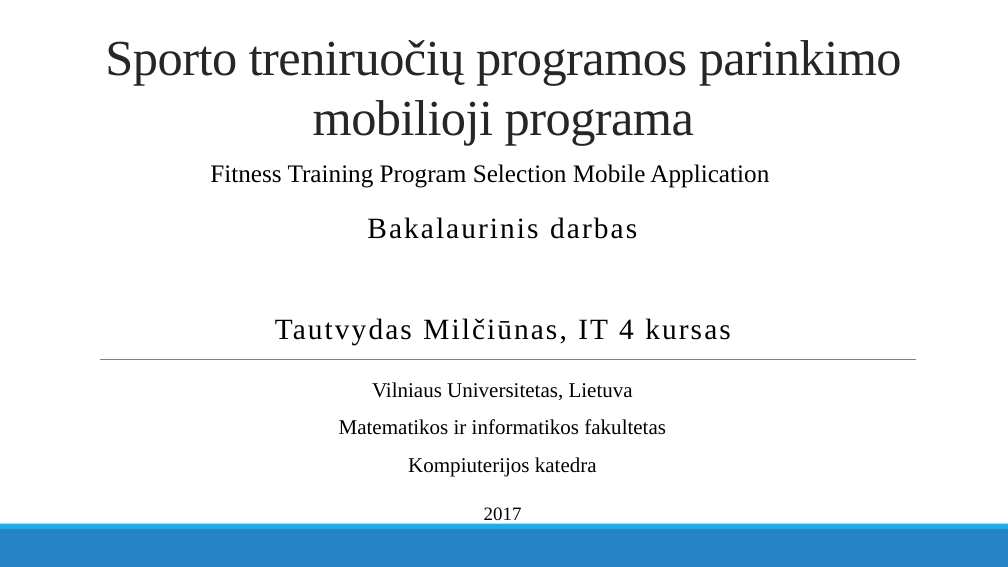
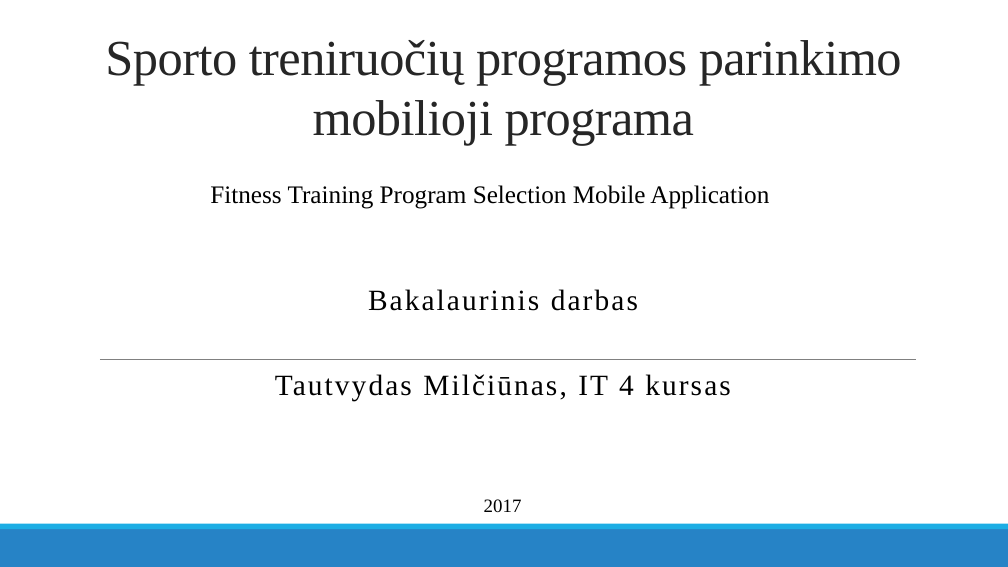
Before and after one commit to Friggid/mif-health, a slide deck: slide 1 of doc/Sporto treniruočių programos parinkimo mobilioji programa.pptx. Drawn at 1008x567 pixels with LibreOffice and Linux fonts; fonts in the diff are those of the drawing. Boxes give left, top, right and bottom in pixels: in the first picture for what was removed or moved away, otherwise in the second. Text is boxed around its words. In the diff, an @@ line names an element or a change of style, - is before the commit and + after.

```diff
--- a/doc/Sporto treniruočių programos parinkimo mobilioji programa.pptx
+++ b/doc/Sporto treniruočių programos parinkimo mobilioji programa.pptx
@@ text "Fitness Training Program Selection Mobile ...": place and size @@
-text "Fitness Training Program Selection Mobile ..." at box(210, 164, 769, 188)
+text "Fitness Training Program Selection Mobile ..." at box(210, 185, 769, 209)
@@ text "Bakalaurinis darbas": place and size @@
-text "Bakalaurinis darbas" at box(367, 217, 637, 239)
+text "Bakalaurinis darbas" at box(368, 289, 638, 311)
@@ subtitle "Tautvydas Milčiūnas, IT 4 kursas": place and size @@
-subtitle "Tautvydas Milčiūnas, IT 4 kursas" at box(275, 318, 730, 345)
+subtitle "Tautvydas Milčiūnas, IT 4 kursas" at box(275, 374, 730, 401)
@@ text removed at box(339, 382, 666, 477) @@
-Vilniaus Universitetas, Lietuva
-Matematikos ir informatikos fakultetas
-Kompiuterijos katedra
@@ text "2017" rewrapped from box(484, 507, 522, 524) to box(484, 499, 522, 512) @@
```
Also in this commit, not shown: 4 other slides changed, 3 slides added, 4 slides removed, 14 other files.
